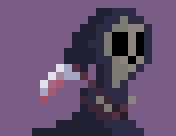
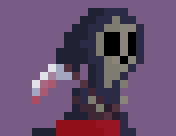
Before/after of a 176px x 136px layered artwork. What changed in the layer stack:
showed "Collision" over box(56, 120, 120, 136)
added group "Move" with 4 layers above "Talk" over box(32, 8, 144, 136)
added layer "Move01.png" in group "Move" over box(32, 8, 144, 136)
added layer "Move02.png" in group "Move" over box(32, 8, 144, 136)
added layer "Move03.png" in group "Move" over box(32, 8, 144, 136)
added layer "Move04.png" in group "Move" over box(32, 8, 144, 136)
added group "Talk" with 2 layers above "Stand" over box(32, 8, 144, 136)
added layer "Talk01.png" in group "Talk" over box(32, 8, 144, 136)
added layer "Talk02.png" in group "Talk" over box(32, 8, 144, 136)
painted on "Stand01.png" over box(32, 8, 152, 136)
